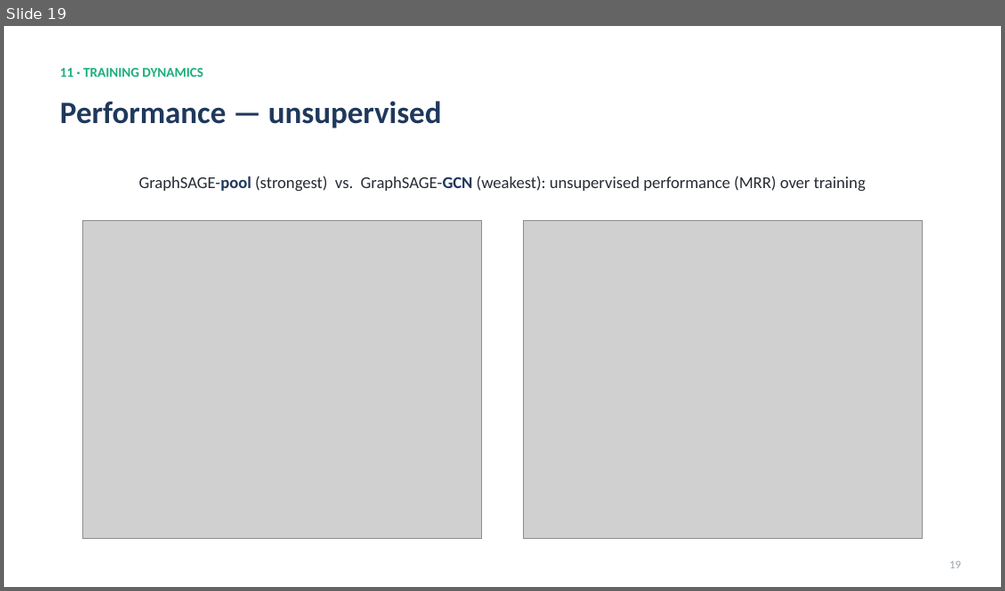
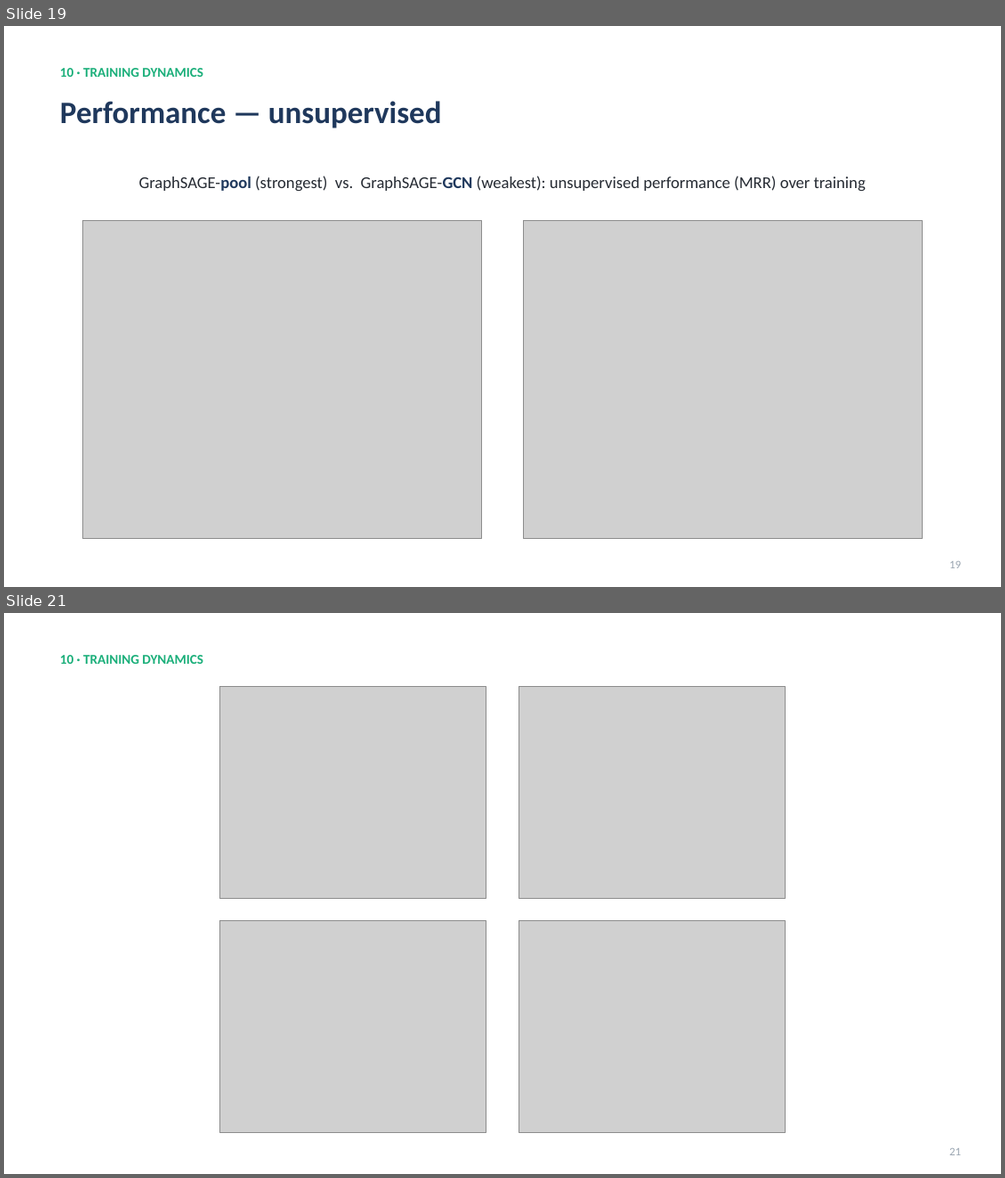
Before and after one commit to fedeceru/GraphSAGE, a slide deck: presentation/GraphSAGE_presentation.pptx. Shown one above the other, each under a label of ours: slide 19 before the commit, slides 19 and 21 after it; the slides between them are not shown. The pictures are 1005x591 and 1005x1178 pixels, drawn with LibreOffice and Linux fonts; fonts in the diff are those of the drawing; grey boxes stand for pictures. Boxes give left, top, right and bottom in pixels: in the first picture for what was removed or moved away, otherwise in the second. Text is boxed around its words. In the diff, an @@ line names an element or a change of style, - is before the commit and + after.

```diff
--- a/presentation/GraphSAGE_presentation.pptx
+++ b/presentation/GraphSAGE_presentation.pptx
@@ slide 21 added at [4,613,1001,1174], background #FFFFFF @@
@@ text added at [60,655,203,664], 13 pt, text #1BAF7A, bold @@
+10 · TRAINING DYNAMICS
@@ picture added at [220,686,486,898] @@
@@ picture added at [519,686,785,898] @@
@@ picture added at [220,921,486,1133] @@
@@ picture added at [519,921,785,1133] @@
@@ text added at [949,1148,961,1155], 11 pt, text #9AA5B1 @@
+21
@@ slide 19 changed as well @@
@@ text at [60,68,203,77]: text changed @@
-11 · TRAINING DYNAMICS
+10 · TRAINING DYNAMICS
```
Also in this commit, not shown: 24 other slides changed, 3 other slides added, 1 slide removed, 15 other files.
